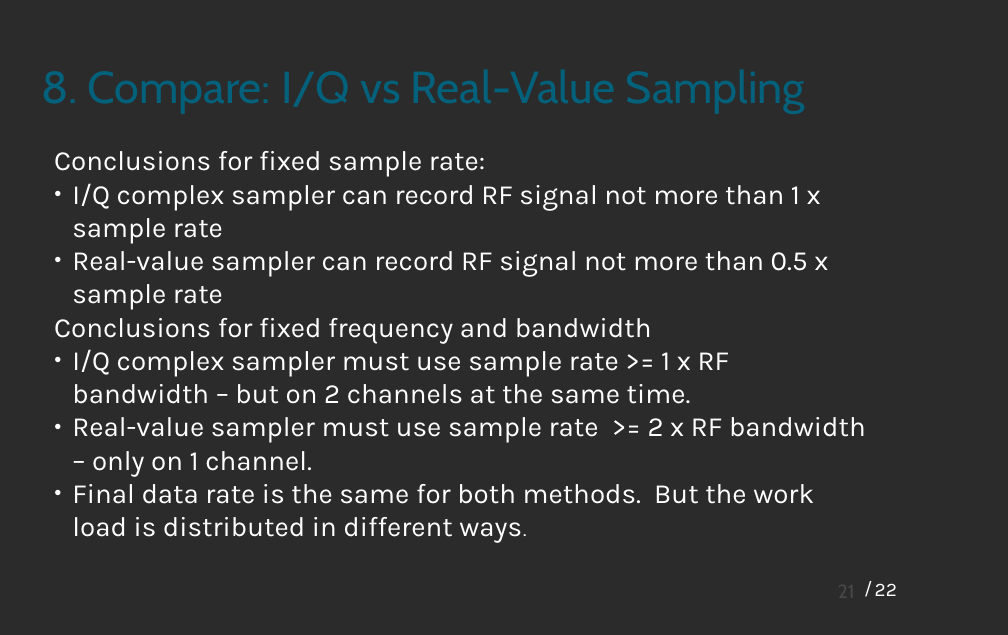
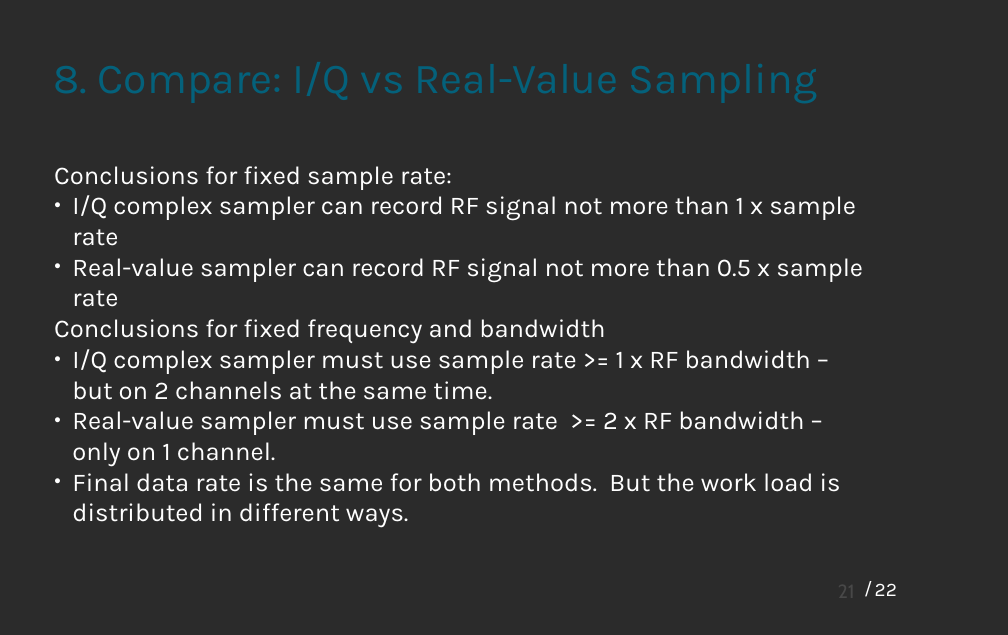
Before and after one commit to spiro-sarris/pres, a slide deck: slide 21 of rf_iq.odp. Drawn at 1008x635 pixels with LibreOffice and Linux fonts; fonts in the diff are those of the drawing; background and template pictures are left out; a plain dark background stands for a picture behind light text. Boxes give left, top, right and bottom in pixels: in the first picture for what was removed or moved away, otherwise in the second. Text is boxed around its words. In the diff, an @@ line names an element or a change of style, - is before the commit and + after.

```diff
--- a/rf_iq.odp
+++ b/rf_iq.odp
@@ title "8. Compare: I/Q vs Real-Value ..." moved from (x1=41, y1=33, x2=949, y2=139) to (x1=54, y1=23, x2=961, y2=129) @@
@@ title "8. Compare: I/Q vs Real-Value ..." at (x1=54, y1=23, x2=961, y2=129): size 42 to 40 pt, font Cabin to Karla @@
@@ text "Conclusions for fixed sample rate:" at (x1=54, y1=166, x2=863, y2=528): size 26 to 24 pt; size 18 to 24 pt in "ways." @@
```
Also in this commit, not shown: 16 other slides changed, 1 other file.
